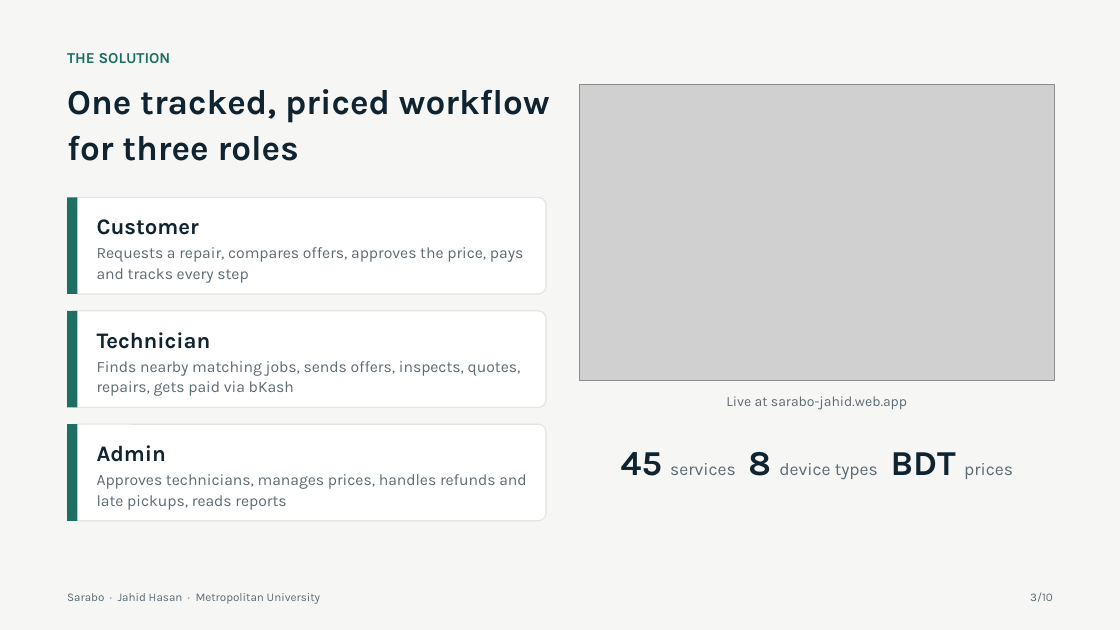
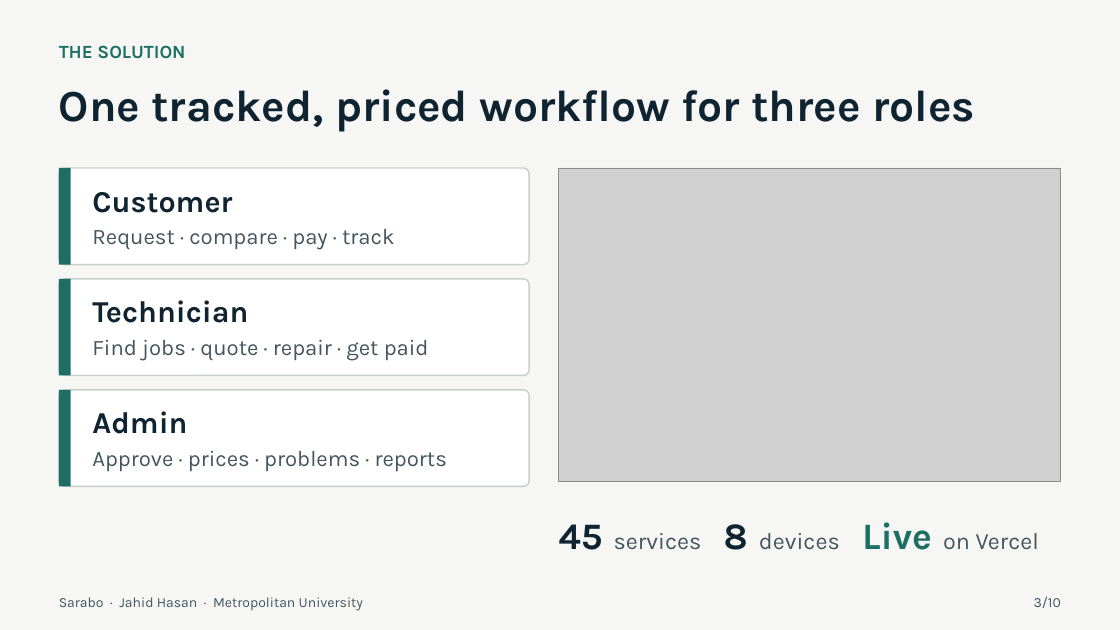
Before and after one commit to jahidjubaer/sarabo-doc, a slide deck: slide 3 of presentation/Sarabo_Presentation.pptx. Drawn at 1120x630 pixels with LibreOffice and Linux fonts; fonts in the diff are those of the drawing; grey boxes stand for pictures. Boxes give left, top, right and bottom in pixels: in the first picture for what was removed or moved away, otherwise in the second. Text is boxed around its words. In the diff, an @@ line names an element or a change of style, - is before the commit and + after.

Commit message:
docs: 10-slide deck with ER diagram and zoomed screenshots; work log for the Stripe name fix

```diff
--- a/presentation/Sarabo_Presentation.pptx
+++ b/presentation/Sarabo_Presentation.pptx
@@ text "THE SOLUTION": place and size @@
-text "THE SOLUTION" at (67, 53, 171, 63)
+text "THE SOLUTION" at (59, 45, 185, 59)
@@ text "THE SOLUTION" at (59, 45, 185, 59): size 13 to 16 pt @@
@@ text "One tracked, priced workflow for ...": place and size @@
-text "One tracked, priced workflow for ..." at (67, 89, 550, 161)
+text "One tracked, priced workflow for ..." at (59, 89, 975, 132)
@@ text "One tracked, priced workflow for ..." at (59, 89, 975, 132): size 30 to 38 pt @@
@@ rectangle: place and size @@
-rectangle at (67, 197, 77, 294)
+rectangle at (59, 168, 71, 265)
@@ rounded rectangle: place and size @@
-rounded rectangle at (67, 197, 546, 294)
+rounded rectangle at (59, 168, 529, 265)
@@ text "Customer": place and size @@
-text "Customer" at (97, 219, 199, 235)
+text "Customer" at (92, 192, 232, 213)
@@ picture: place and size @@
-picture at (580, 84, 1054, 381)
+picture at (559, 168, 1061, 482)
@@ text added at (92, 229, 394, 250), 19 pt, text #45555D @@
+Request · compare · pay · track
@@ text removed at (97, 247, 523, 283) @@
-Requests a repair, compares offers, approves the price, pays and tracks every step
@@ rectangle: place and size @@
-rectangle at (67, 311, 77, 408)
+rectangle at (59, 279, 71, 376)
@@ rounded rectangle: place and size @@
-rounded rectangle at (67, 311, 546, 408)
+rounded rectangle at (59, 279, 529, 376)
@@ text "Technician": place and size @@
-text "Technician" at (97, 332, 211, 349)
+text "Technician" at (92, 300, 248, 323)
@@ text added at (92, 340, 429, 361), 19 pt, text #45555D @@
+Find jobs · quote · repair · get paid
@@ text removed at (97, 361, 521, 396) @@
-Finds nearby matching jobs, sends offers, inspects, quotes, repairs, gets paid via bKash
@@ rectangle: place and size @@
-rectangle at (67, 424, 77, 521)
+rectangle at (59, 390, 71, 486)
@@ outline #E2E5E1 1 pt to #C9CFCB 1.25 pt; proportions changed in 3 elements at (59, 168, 529, 265), (59, 279, 529, 376), (59, 390, 529, 486) @@
@@ rounded rectangle: place and size @@
-rounded rectangle at (67, 424, 546, 521)
+rounded rectangle at (59, 390, 529, 486)
@@ size 19 to 26 pt in 3 elements at (92, 192, 232, 213), (92, 300, 248, 323), (92, 411, 187, 434) @@
@@ text "Admin": place and size @@
-text "Admin" at (97, 445, 166, 462)
+text "Admin" at (92, 411, 187, 434)
@@ text removed at (726, 396, 907, 410) @@
-Live at sarabo-jahid.web.app
@@ text added at (92, 451, 447, 471), 19 pt, text #45555D @@
+Approve · prices · problems · reports
@@ text removed at (97, 474, 526, 510) @@
-Approves technicians, manages prices, handles refunds and late pickups, reads reports
@@ text at (559, 522, 1039, 550): text changed; size 15 to 20 pt; text colour #5B6B73 to #45555D @@
-45 services 8 device types BDT prices
+45 services 8 devices Live on Vercel
@@ text "Sarabo · Jahid Hasan · ..." at (59, 597, 363, 611): size 10 to 12 pt, text colour #5B6B73 to #45555D @@
@@ text "Sarabo · Jahid Hasan · ...": place and size @@
-text "Sarabo · Jahid Hasan · ..." at (67, 593, 320, 604)
+text "Sarabo · Jahid Hasan · ..." at (59, 597, 363, 611)
@@ text "3/10" at (1034, 596, 1061, 608): size 10 to 12 pt, text colour #5B6B73 to #45555D @@
```
Also in this commit, not shown: 4 other slides changed, 5 slides added, 5 slides removed, 16 other files.
